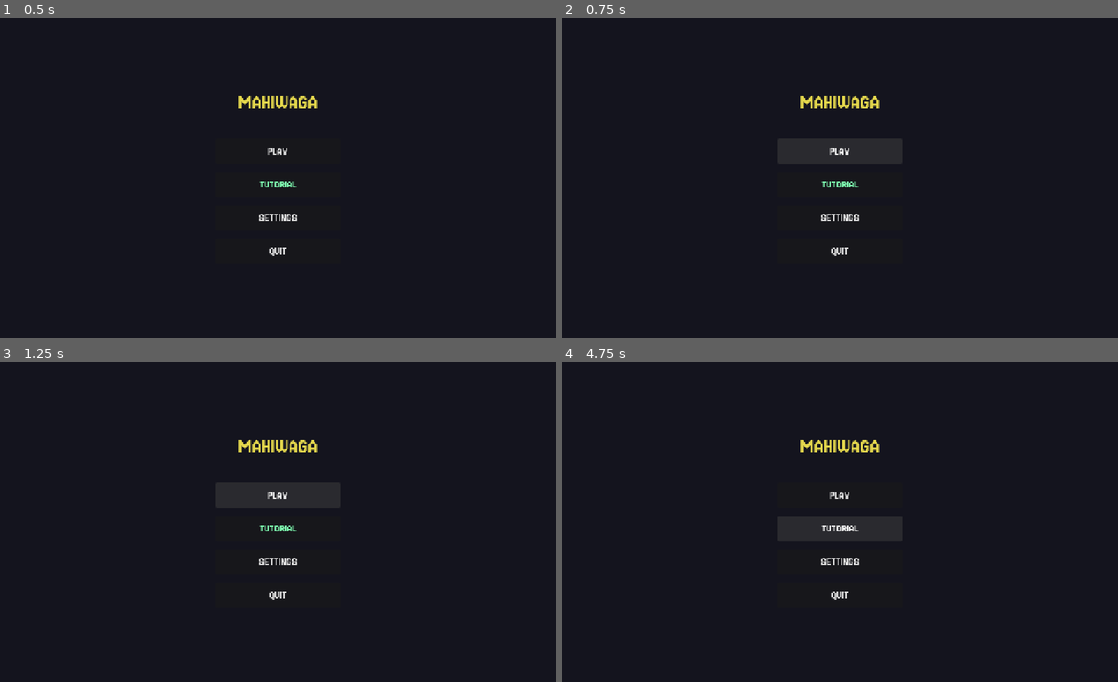
Above: before the commit, frames 1-4 (two rows, left to right).
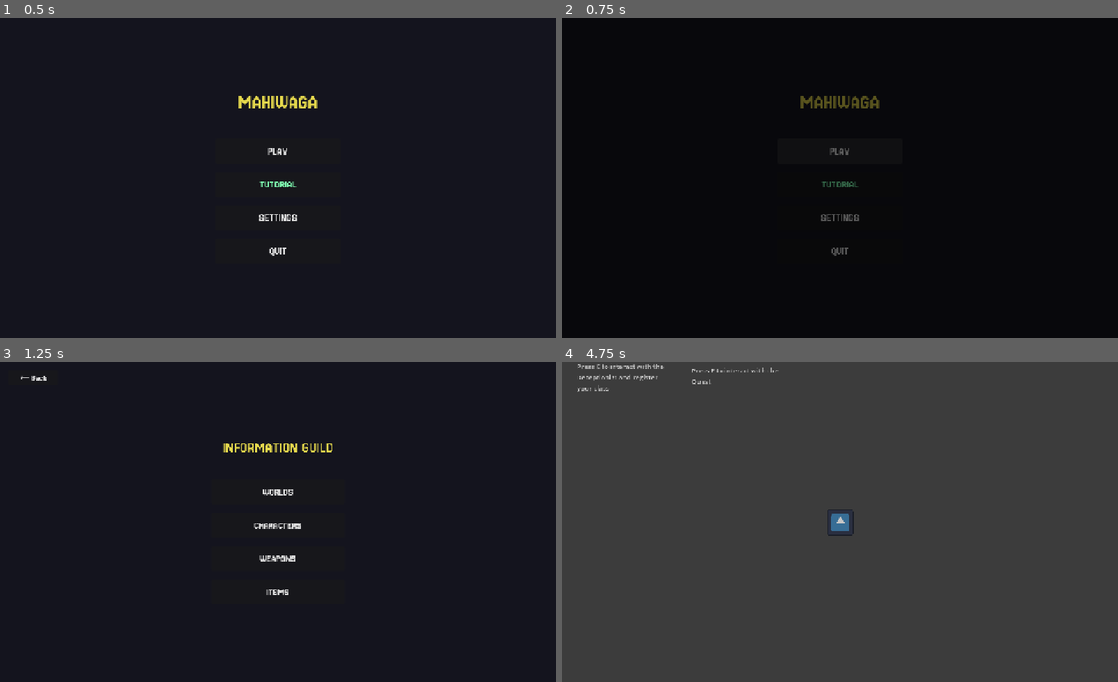
Above: after the commit, the same moments.

Repository: DPTDM/GodotTest
Game: Godot game, scene res://scenes/menus/MainMenu.tscn
Same seed, same stepped clock (60 frames per second), same inputs: the game is played once before the commit and once after it. Before the commit the project has no main scene; this scene is started directly in both runs. The engine's default icon, where the game draws it, is replaced by a stand-in: a white triangle on a blue panel in a dark square.
Inputs (mouse positions are in pixels of both pictures, inside the frame that each line leads up to):
- Up to frame 1 (0.5 s): no input
- Up to frame 2 (0.75 s): click "PLAY" at 0.5 s
- Up to frame 3 (1.25 s): no input
- Up to frame 4 (4.75 s): click (840, 496) at 1.25 s, where only the run before the commit has a clickable "PLAY"; click (784, 525) at 2 s, where only the run after the commit has a clickable "Enter World"; click (784, 525) at 2.75 s, where only the run after the commit has a clickable "Enter World"; click (895, 643) at 3.5 s, where only the run after the commit has a clickable "Enter Practice"; click (840, 528) at 4.25 s, where only the run before the commit has a clickable "TUTORIAL"

Frame 1 is identical in both runs. In frame 2, 2.4% of the frame differs, in the area x 38-62%, y 24-75%; in frame 3, 1.1%; in frame 4, 98%, in the area x 0-100%, y 0-100%.
Error before the commit: Compile Error: Failed to compile depended scripts. (res://scripts/menus/MainMenu.gd:0)

Commit message:
Update project.godot

Diff:
--- a/project.godot
+++ b/project.godot
@@ -14,18 +14,18 @@
 
 [application]
 
-config/name="Mahiwaga"
+config/name="Mahiwaga-latest-update"
 config/description="Top-down action game with main menu system."
-run/main_scene="res://scenes/MainMenu.tscn"
+run/main_scene="res://scenes/menus/MainMenu.tscn"
 config/features=PackedStringArray("4.6", "Forward Plus")
 config/icon="res://icon.svg"
 
 [autoload]
 
-SceneTransition="*res://scripts/SceneTransition.gd"
-GameState="*res://scripts/GameState.gd"
-Global="*res://Scripts/global.gd"
-WindowManager="*res://Scripts/WindowManager.gd"
+SceneTransition="*res://scripts/global/SceneTransition.gd"
+GameState="*res://scripts/global/GameState.gd"
+Global="*res://scripts/global/global.gd"
+WindowManager="*res://scripts/global/WindowManager.gd"
 GlobalStatPage="*uid://bgjsjrajpb4lf"
 
 [display]
